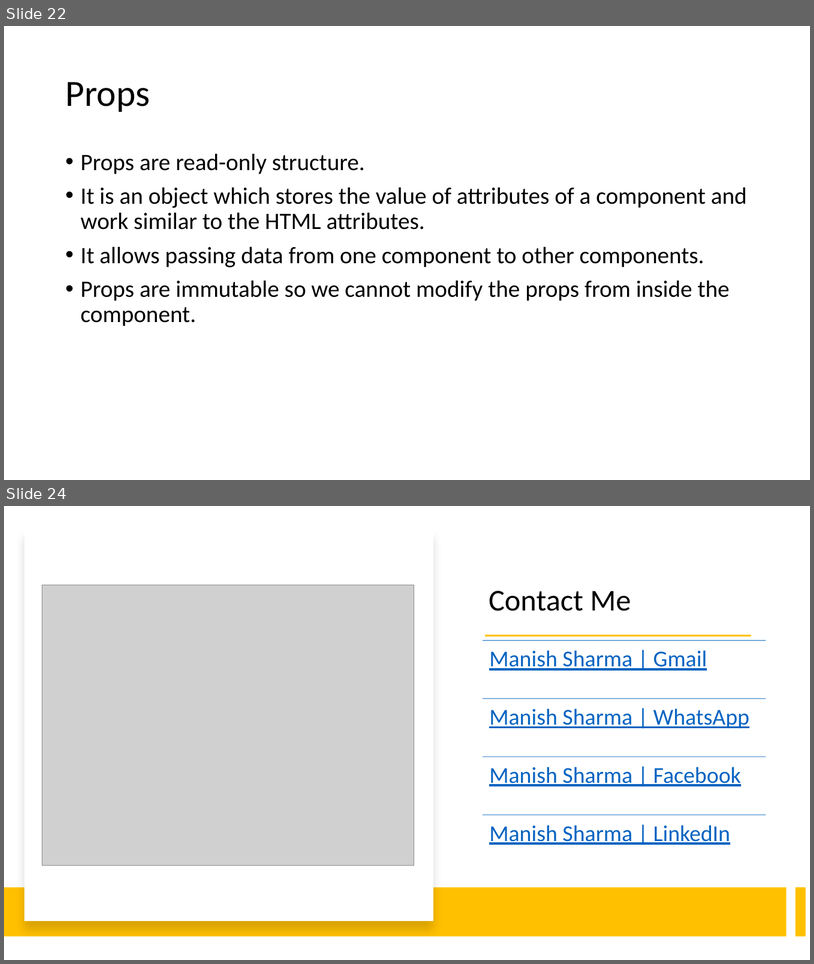
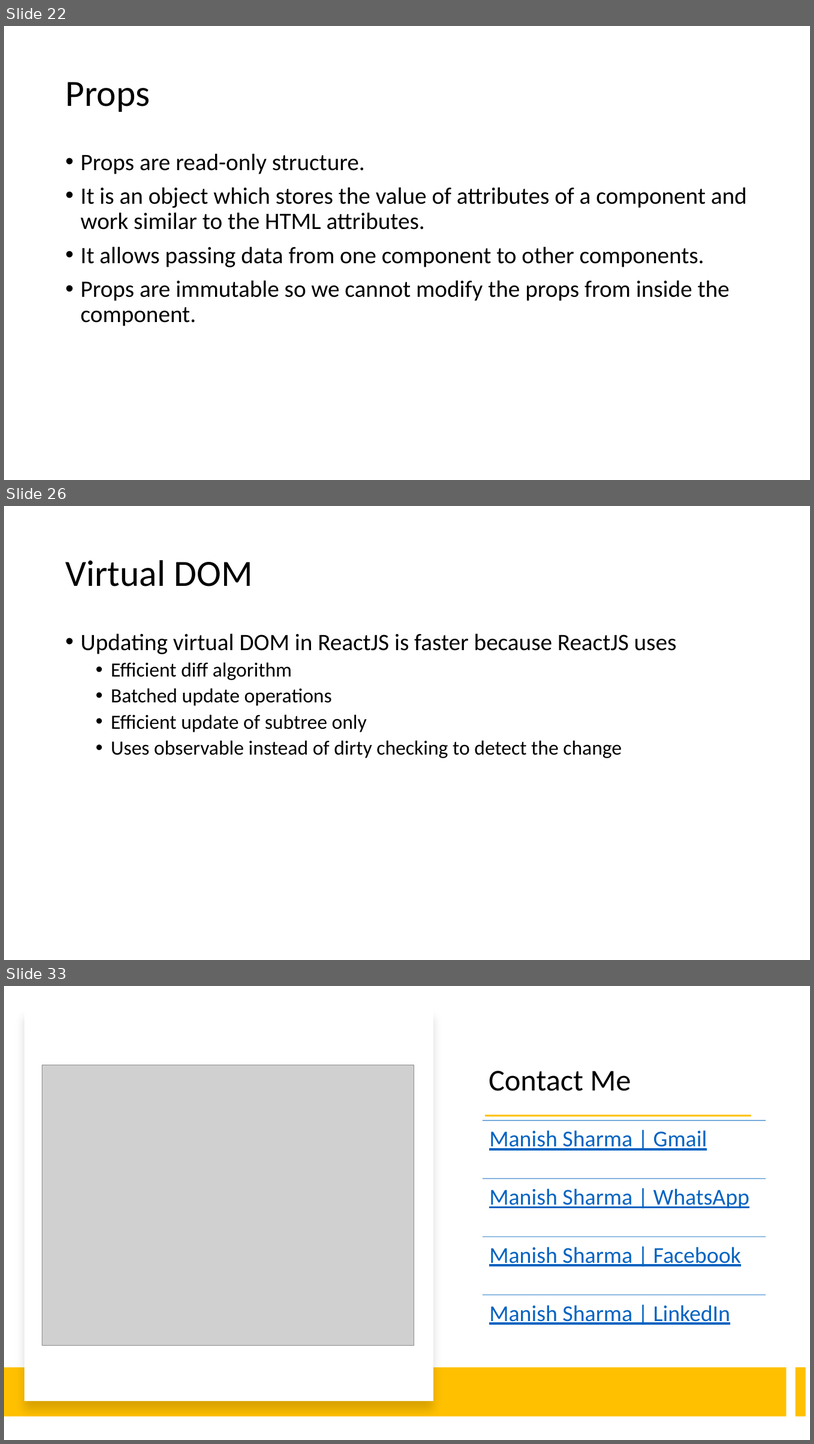
Before and after one commit to rath321/react-training-aug, a slide deck: Notes/React.pptx. Shown one above the other, each under a label of ours: slides 22 and 24 before the commit, slides 22, 26 and 33 after it; the slides between them are not shown. The pictures are 814x964 and 814x1444 pixels, drawn with LibreOffice and Linux fonts; fonts in the diff are those of the drawing; grey boxes stand for pictures. Boxes give left, top, right and bottom in pixels: in the first picture for what was removed or moved away, otherwise in the second. Text is boxed around its words. In the diff, an @@ line names an element or a change of style, - is before the commit and + after.

```diff
--- a/Notes/React.pptx
+++ b/Notes/React.pptx
@@ slide 26 added at bbox=[4, 506, 810, 960], background #FFFFFF @@
@@ title added at bbox=[65, 560, 252, 586], 44 pt, text #000000 @@
+Virtual DOM
@@ text added at bbox=[81, 633, 677, 758], 24 pt, text #000000 @@
+• Updating virtual DOM in ReactJS is faster because ReactJS uses
+  • Efficient diff algorithm
+  • Batched update operations
+  • Efficient update of subtree only
+  • Uses observable instead of dirty checking to detect the change
@@ what was slide 24 is now slide 33 @@
```
Also in this commit, not shown: 8 other slides added, 20 other files.
